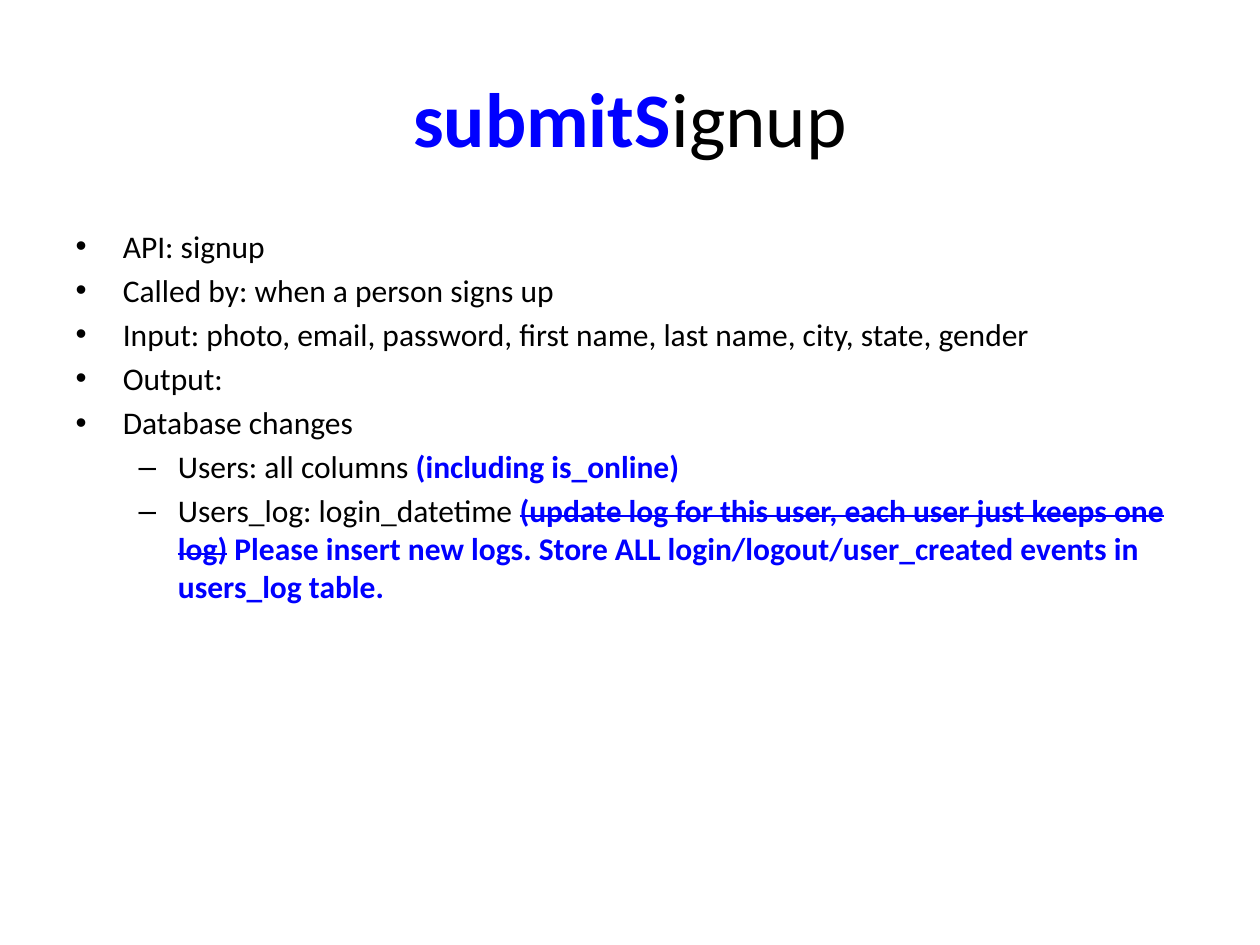
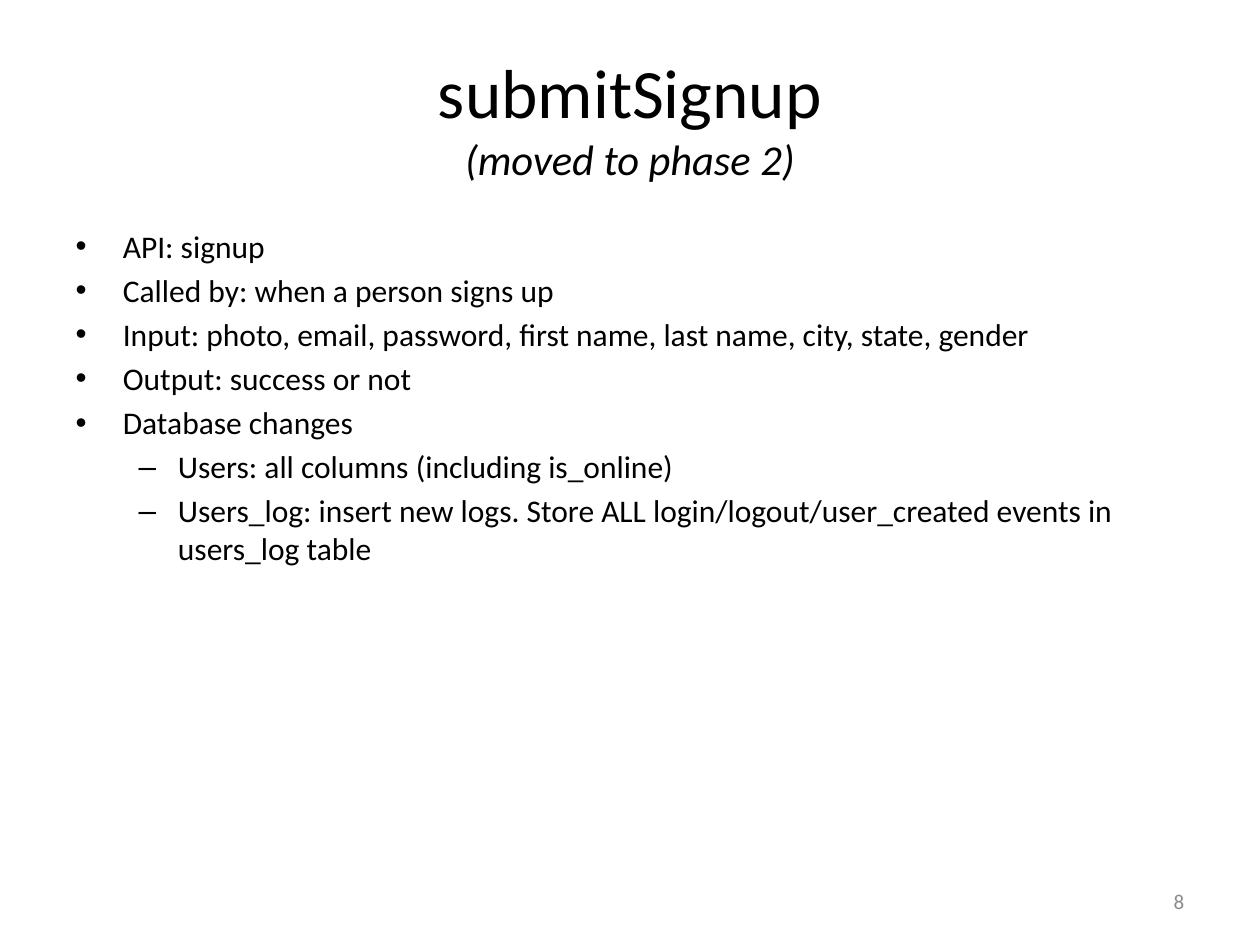
Before and after one commit to catalonia/mob, a slide deck: slide 8 of ws/WS Design Docs/API_Listing.pptx. Drawn at 1260x945 pixels with LibreOffice and Linux fonts; fonts in the diff are those of the drawing. Boxes give left, top, right and bottom in pixels: in the first picture for what was removed or moved away, otherwise in the second. Text is boxed around its words. In the diff, an @@ line names an element or a change of style, - is before the commit and + after.

Commit message:
Update API document as Deepinder's feedbacks
Just updated API document as Deepinder's feedbacks. I put some questions
in the document. Waiting for your answers.

```diff
--- a/ws/WS Design Docs/API_Listing.pptx
+++ b/ws/WS Design Docs/API_Listing.pptx
@@ title at (438,70,822,182): text changed; size 44 to 24.3 pt; text colour #0000FF to #000000; bold off; italic on @@
-submitSignup
+submitSignup
+(moved to phase 2)
@@ text at (123,369,411,395): text changed @@
-• Output:
+• Output: success or not
@@ text at (178,455,672,484): text colour #0000FF to #000000, bold off in "(including is_online)" @@
@@ text at (178,500,1112,566): text changed; text colour #0000FF to #000000; bold off @@
-  – Users_log: login_datetime (update log for this user, each user just keeps one log) Please insert new logs. Store ALL login/logout/user_created events in users_log table.
+  – Users_log: insert new logs. Store ALL login/logout/user_created events in users_log table
@@ page number added at (1174,895,1185,909), 12 pt, text #8C8C8C @@
+8
```
Also in this commit, not shown: 29 other slides changed, 7 slides added, 2 slides removed.
